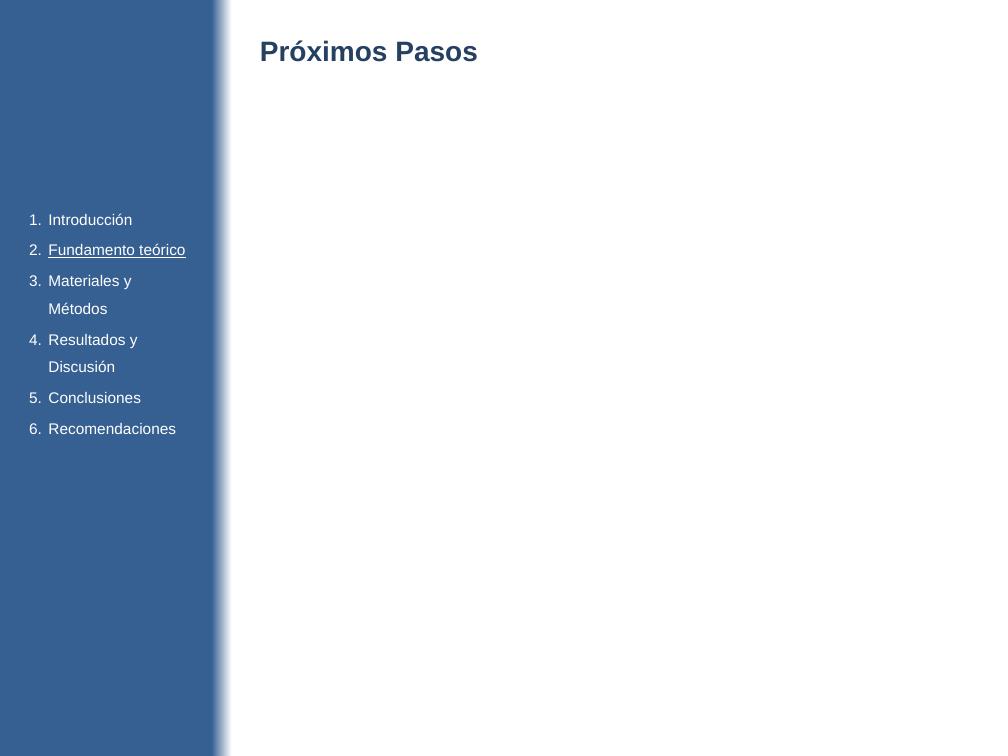
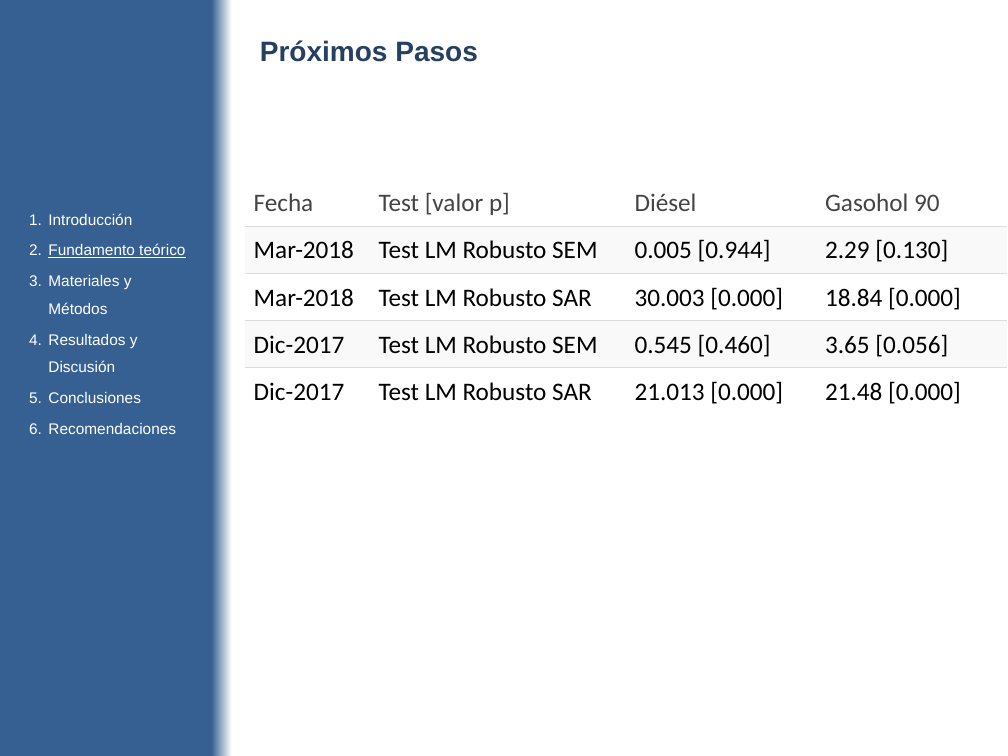
Before and after one commit to diegouriarte/masther-thesis, a slide deck: slide 22 of doc/avance-parcial.pptx (slide 21 before the commit). Drawn at 1008x756 pixels with LibreOffice and Linux fonts; fonts in the diff are those of the drawing. Boxes give left, top, right and bottom in pixels: in the first picture for what was removed or moved away, otherwise in the second. Text is boxed around its words. In the diff, an @@ line names an element or a change of style, - is before the commit and + after.

```diff
--- a/doc/avance-parcial.pptx
+++ b/doc/avance-parcial.pptx
@@ table added at (x1=245, y1=179, x2=1007, y2=414), 5 rows, 4 columns @@
+Fecha | Test [valor p] | Diésel | Gasohol 90
+Mar-2018 | Test LM Robusto SEM | 0.005 [0.944] | 2.29 [0.130]
+Mar-2018 | Test LM Robusto SAR | 30.003 [0.000] | 18.84 [0.000]
+Dic-2017 | Test LM Robusto SEM | 0.545 [0.460] | 3.65 [0.056]
+Dic-2017 | Test LM Robusto SAR | 21.013 [0.000] | 21.48 [0.000]
```
Also in this commit, not shown: 1 other slide changed, 1 slide added, 1 other file.
